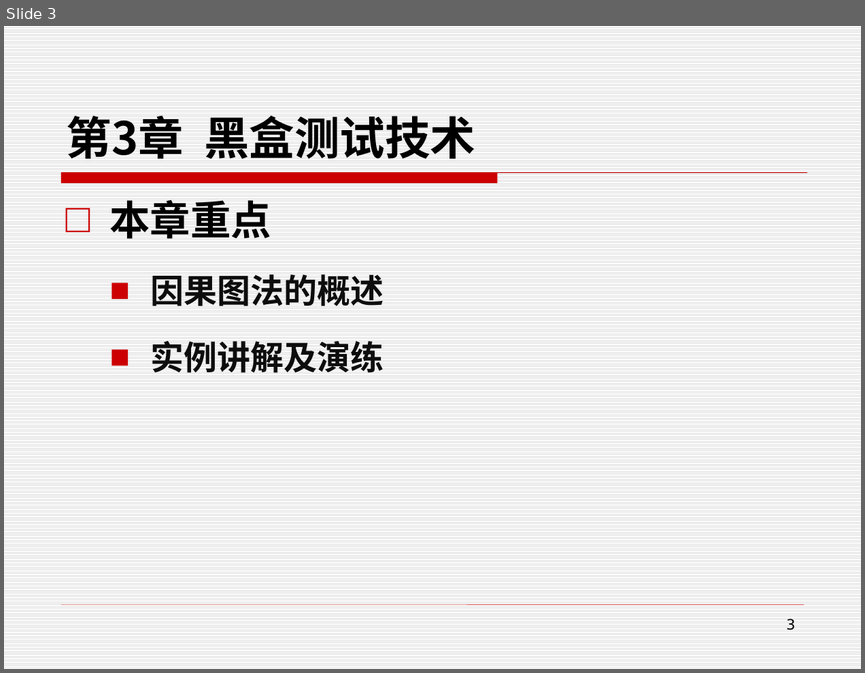
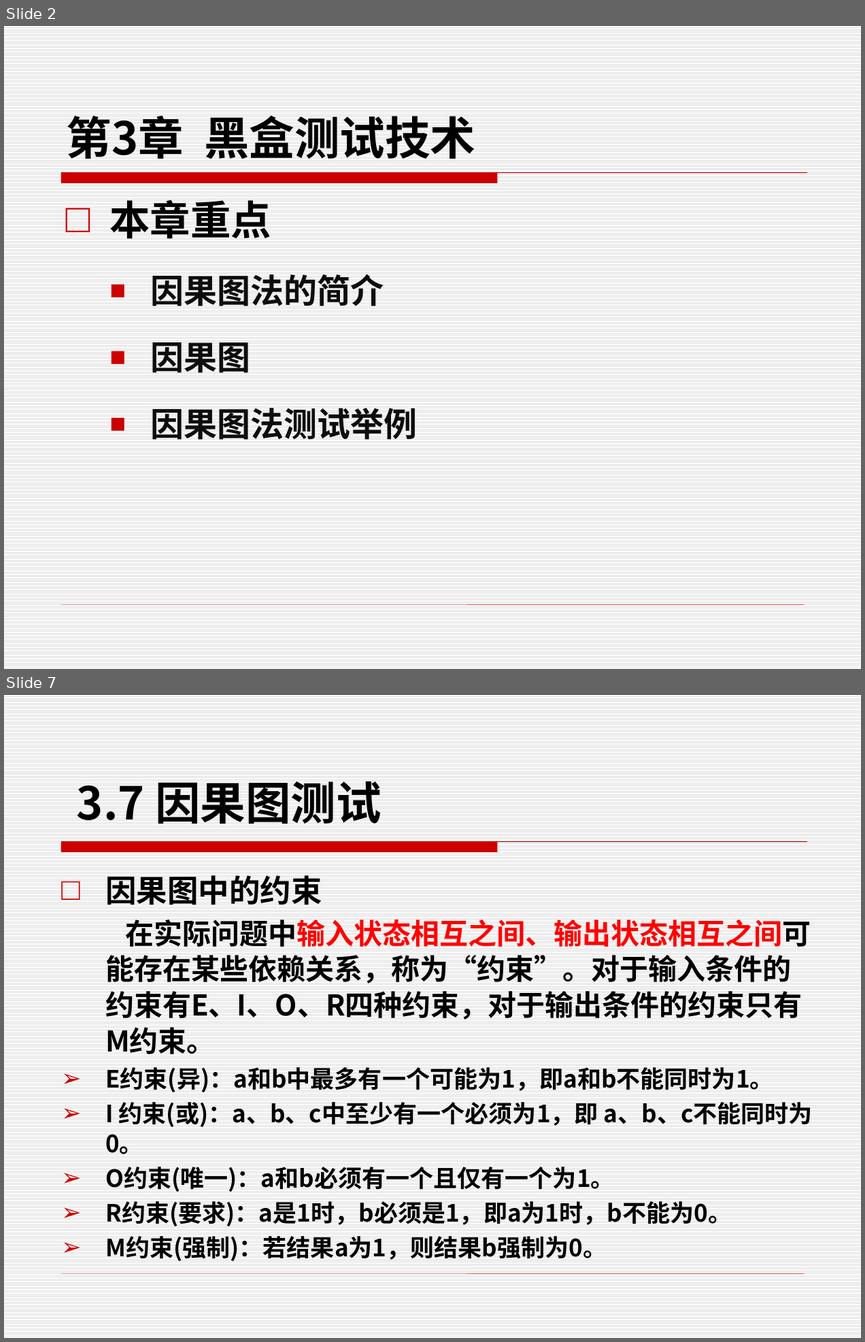
Before and after one commit to edu2act/course-foundation-software-tesing, a slide deck: PPT/第二部分 软件测试技术/3.8 黑盒测试技术 -因果图 .pptx. Shown one above the other, each under a label of ours: slide 3 before the commit, slides 2 and 7 after it; the slides between them are not shown. The pictures are 865x673 and 865x1342 pixels, drawn with LibreOffice and Linux fonts; fonts in the diff are those of the drawing. Boxes give left, top, right and bottom in pixels: in the first picture for what was removed or moved away, otherwise in the second. Text is boxed around its words. In the diff, an @@ line names an element or a change of style, - is before the commit and + after.

Commit message:
黑盒测试总结

```diff
--- a/PPT/第二部分 软件测试技术/3.8 黑盒测试技术 -因果图 .pptx
+++ b/PPT/第二部分 软件测试技术/3.8 黑盒测试技术 -因果图 .pptx
@@ slide 7 added at bbox=[4, 695, 861, 1338], background pattern #DDDDDD on #FFFFFF; not listed: 2 template elements that a slide beside it also shows @@
@@ text added at bbox=[77, 781, 381, 824], 38 pt, text #000000, bold @@
+3.7 因果图测试
@@ text added at bbox=[105, 875, 813, 1261], 20 pt, text #000000, bold @@
+□ 因果图中的约束
+在实际问题中输入状态相互之间、输出状态相互之间可能存在某些依赖关系，称为“约束”。对于输入条件的约束有E、I、O、R四种约束，对于输出条件的约束只有M约束。
+➢ E约束(异)：a和b中最多有一个可能为1，即a和b不能同时为1。
+➢ I 约束(或)：a、b、c中至少有一个必须为1，即 a、b、c不能同时为0。
+➢ O约束(唯一)：a和b必须有一个且仅有一个为1。
+➢ R约束(要求)：a是1时，b必须是1，即a为1时，b不能为0。
+➢ M约束(强制)：若结果a为1，则结果b强制为0。
@@ what was slide 3 is now slide 2 @@
@@ slide 2 changed as well @@
@@ text at bbox=[151, 274, 417, 439]: text changed @@
-  ■ 因果图法的概述
-  ■ 实例讲解及演练
+  ■ 因果图法的简介
+  ■ 因果图
+  ■ 因果图法测试举例
@@ page number removed at bbox=[786, 618, 795, 630] @@
-3
```
Also in this commit, not shown: 9 other slides changed, 12 other slides added, 12 slides removed, 7 other files.
